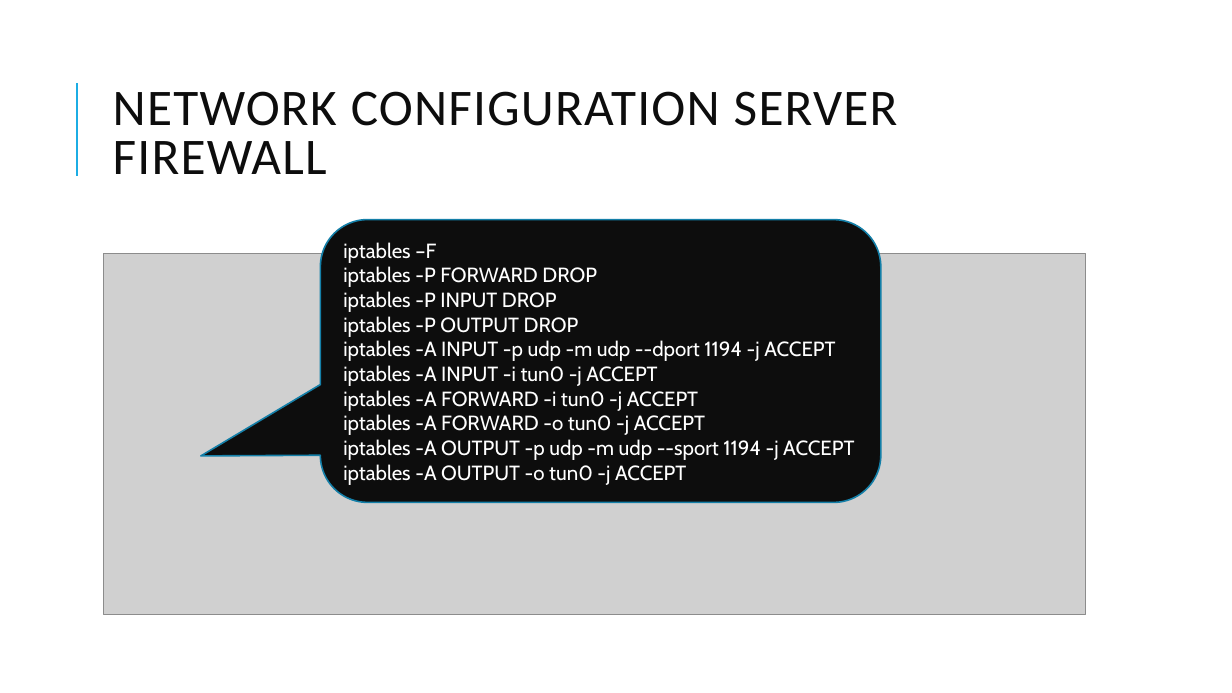
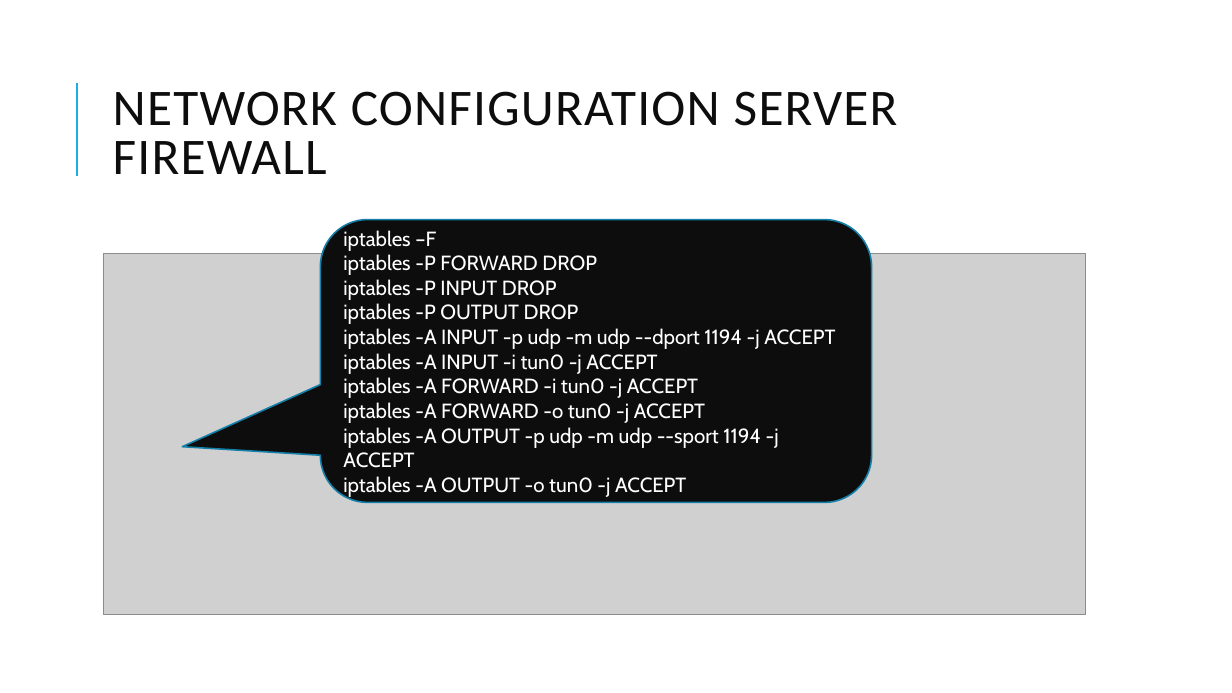
Before and after one commit to BSc-MSc-Projects/NSD-VPNs, a slide deck: slide 47 of presentazione/NSD_presentation.pptx. Drawn at 1232x693 pixels with LibreOffice and Linux fonts; fonts in the diff are those of the drawing; grey boxes stand for pictures. Boxes give left, top, right and bottom in pixels: in the first picture for what was removed or moved away, otherwise in the second. Text is boxed around its words. In the diff, an @@ line names an element or a change of style, - is before the commit and + after.

```diff
--- a/presentazione/NSD_presentation.pptx
+++ b/presentazione/NSD_presentation.pptx
@@ rounded speech box "iptables –F": place and size @@
-rounded speech box "iptables –F" at bbox=[321, 220, 882, 503]
+rounded speech box "iptables –F" at bbox=[321, 220, 872, 503]
@@ rounded speech box "iptables –F" at bbox=[321, 220, 872, 503]: proportions changed @@
```
Also in this commit, not shown: 7 other slides changed.
